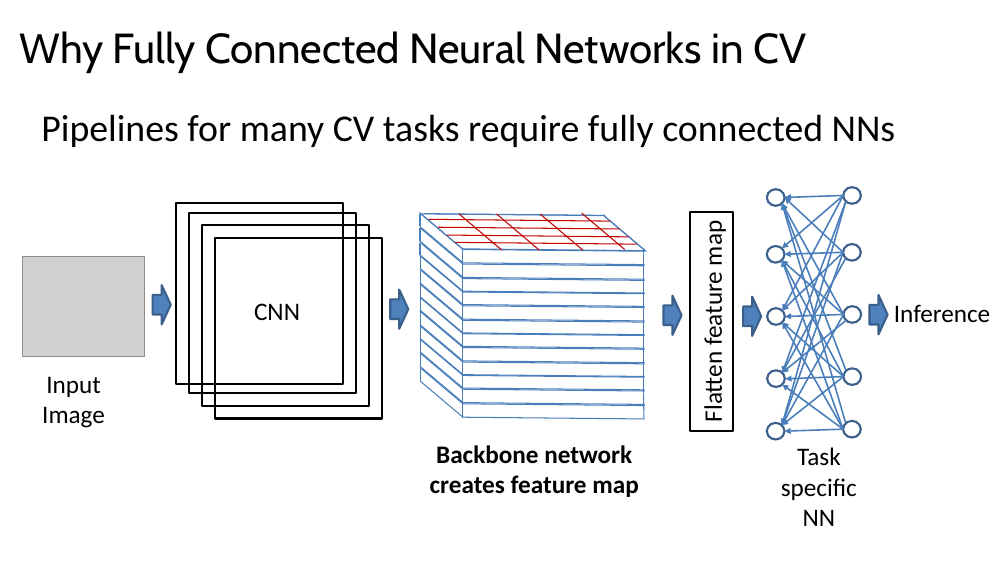
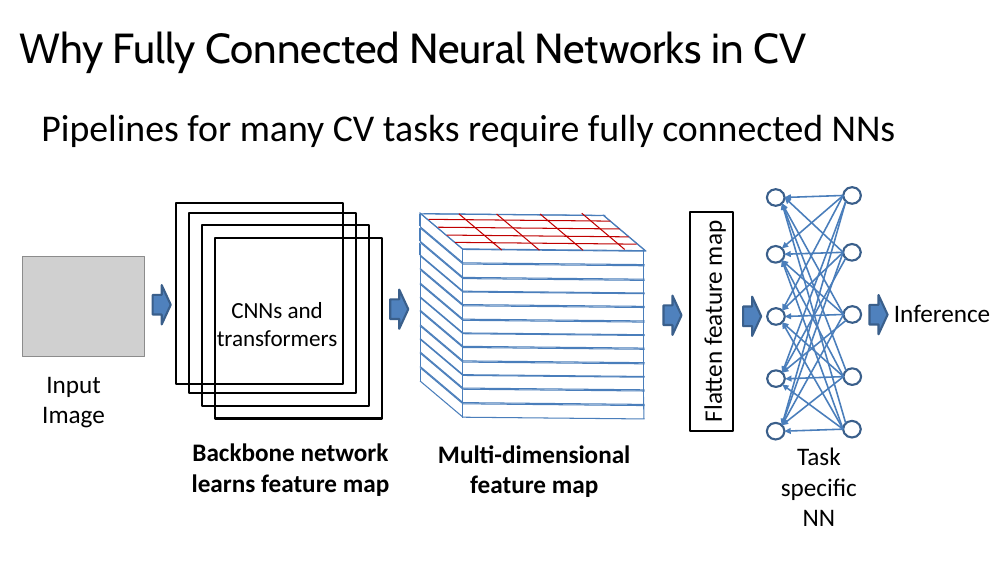
Before and after one commit to StephenElston/CSCI-E25, a slide deck: slide 5 of Slides/5_BuildingBlocksOfDeepLearning.pptx. Drawn at 1008x567 pixels with LibreOffice and Linux fonts; fonts in the diff are those of the drawing; grey boxes stand for pictures. Boxes give left, top, right and bottom in pixels: in the first picture for what was removed or moved away, otherwise in the second. Text is boxed around its words. In the diff, an @@ line names an element or a change of style, - is before the commit and + after.

```diff
--- a/Slides/5_BuildingBlocksOfDeepLearning.pptx
+++ b/Slides/5_BuildingBlocksOfDeepLearning.pptx
@@ text at [217, 302, 338, 346]: text changed; size 24 to 22 pt @@
-CNN
+CNNs and transformers
@@ text added at [192, 443, 389, 496], 24 pt, text #000000, bold @@
+Backbone network learns feature map
@@ text at [438, 445, 630, 497]: text changed @@
-Backbone network creates feature map
+Multi-dimensional feature map
```
Also in this commit, not shown: 7 other slides changed, 1 slide removed.
